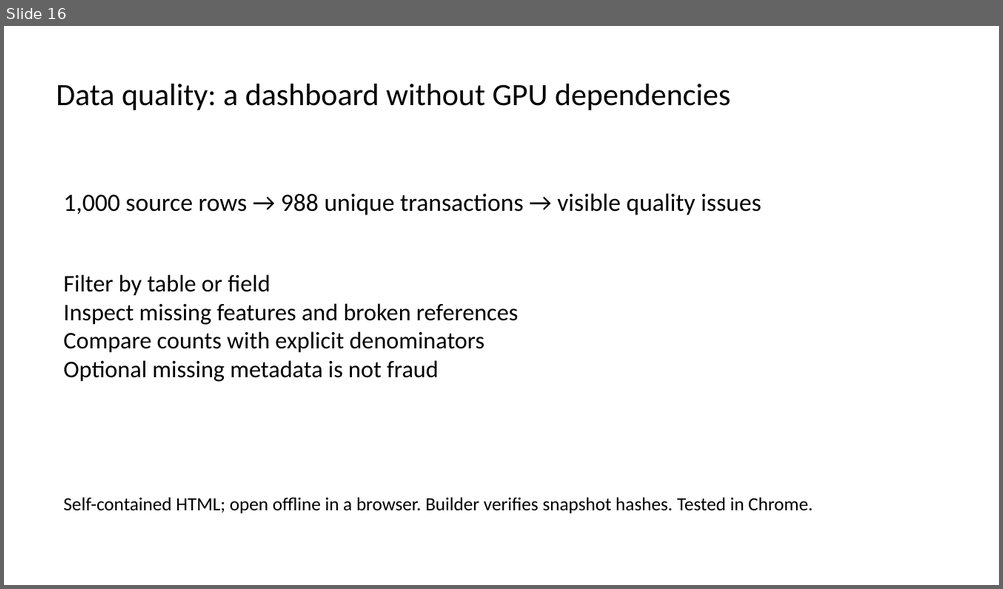
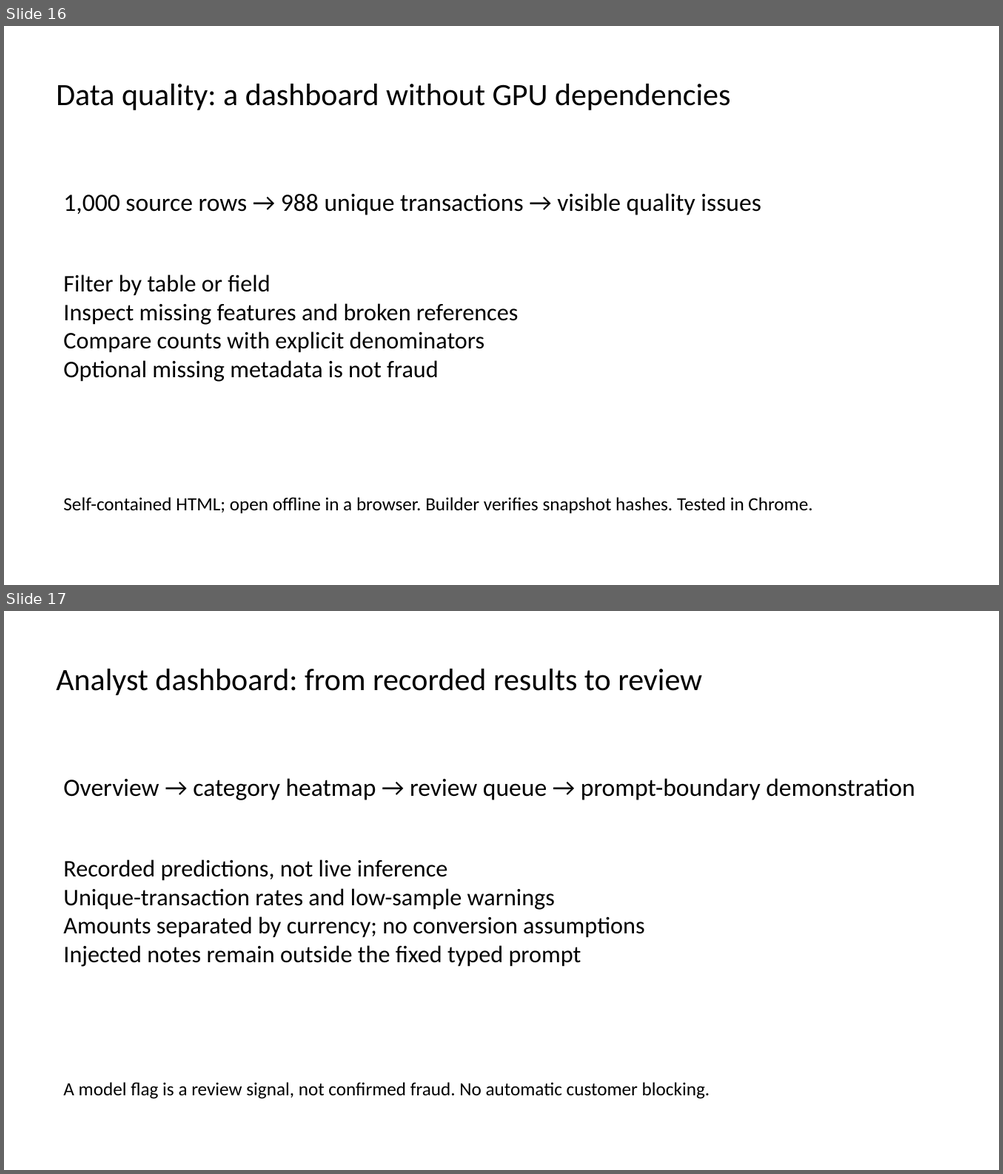
Before and after one commit to Vinay1656/fraud-sentinel, a slide deck: docs/presentation.pptx. Shown one above the other, each under a label of ours: slide 16 before the commit, slides 16 and 17 after it. The pictures are 1003x589 and 1003x1174 pixels, drawn with LibreOffice and Linux fonts; fonts in the diff are those of the drawing. Boxes give left, top, right and bottom in pixels: in the first picture for what was removed or moved away, otherwise in the second. Text is boxed around its words. In the diff, an @@ line names an element or a change of style, - is before the commit and + after.

Commit message:
Add tested offline analyst dashboard and browser access

```diff
--- a/docs/presentation.pptx
+++ b/docs/presentation.pptx
@@ slide 17 added at (4,611,999,1170), background #FFFFFF @@
@@ text added at (56,669,702,695), 30 pt, text #000000 @@
+Analyst dashboard: from recorded results to review
@@ text added at (63,778,914,800), 24 pt, text #000000 @@
+Overview → category heatmap → review queue → prompt-boundary demonstration
@@ text added at (63,860,644,967), 23 pt, text #000000 @@
+Recorded predictions, not live inference
+Unique-transaction rates and low-sample warnings
+Amounts separated by currency; no conversion assumptions
+Injected notes remain outside the fixed typed prompt
@@ text added at (63,1082,710,1099), 18 pt, text #000000 @@
+A model flag is a review signal, not confirmed fraud. No automatic customer blocking.
```
Also in this commit, not shown: 13 other files.
